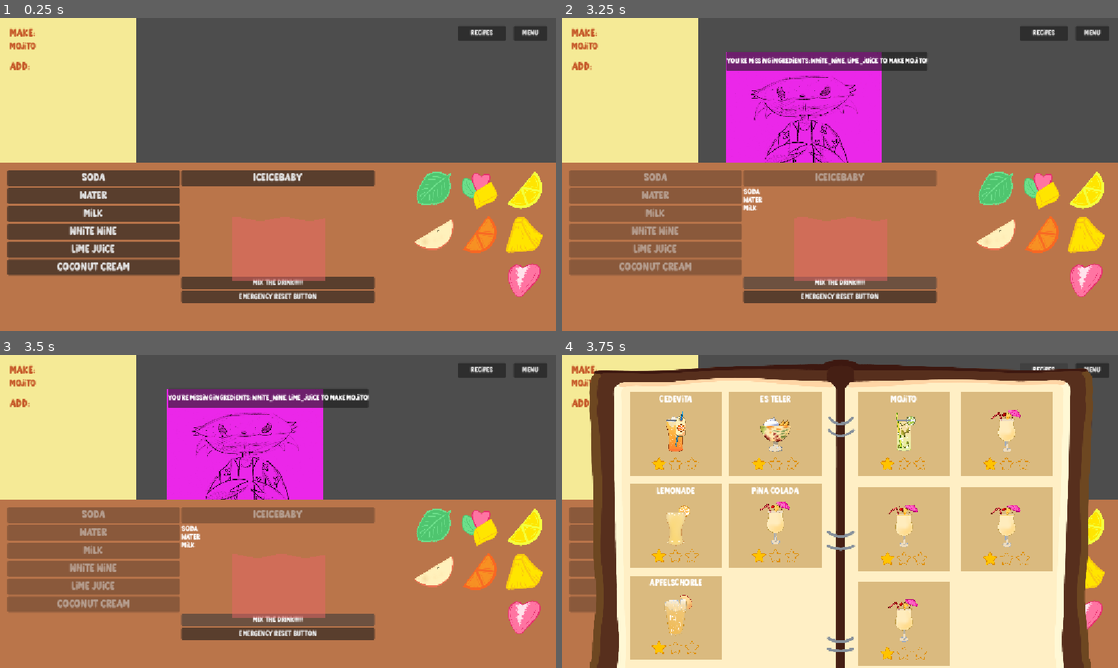
Above: before the commit, frames 1-4 (two rows, left to right).
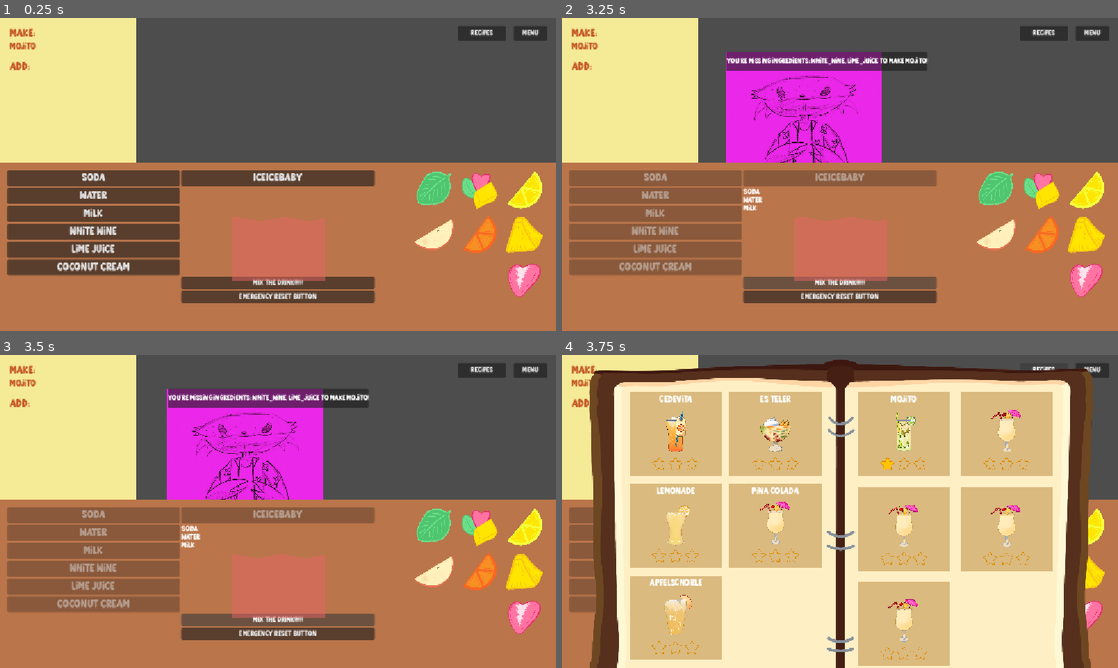
Above: after the commit, the same moments.

Repository: scumpiest/scammy-drink
Game: Godot game, scene res://scenes/crafting/counter_ui.tscn
Same seed, same stepped clock (60 frames per second), same inputs: the game is played once before the commit and once after it. The engine's default icon, where the game draws it, is replaced by a stand-in: a white triangle on a blue panel in a dark square.
Inputs:
- Up to frame 1 (0.25 s): no input
- Up to frame 2 (3.25 s): click "Soda" at 0.5 s; click "Water" at 1.25 s; click "Milk" at 2 s; click "MIX THE DRINK!!!!!!" at 2.75 s
- Up to frame 3 (3.5 s): no input
- Up to frame 4 (3.75 s): click "Recipes" at 3.5 s

Frames 1-3 are identical in both runs. In frame 4, 0.4% of the frame differs, in the area x 16-79%, y 32-98%.

Commit message:
feat: finalize drink star rating

Diff:
--- a/scenes/ui/recipe_book.tscn
+++ b/scenes/ui/recipe_book.tscn
@@ -54,25 +54,30 @@
 layout_mode = 2
 new_name = "Cedevita"
 new_sprite = ExtResource("3_fts6g")
+recipe_key = "cedevita"
 
 [node name="EsTeler" parent="CenterContainer/MarginContainer/HBoxContainer/GridContainer" unique_id=253644735 instance=ExtResource("2_at7yq")]
 layout_mode = 2
 new_name = "Es Teler"
 new_sprite = ExtResource("4_fts6g")
+recipe_key = "es_teler"
 
 [node name="Lemonade" parent="CenterContainer/MarginContainer/HBoxContainer/GridContainer" unique_id=1855719380 instance=ExtResource("2_at7yq")]
 layout_mode = 2
 new_name = "Lemonade"
 new_sprite = ExtResource("5_smri7")
+recipe_key = "lemonade"
 
 [node name="PinaColada" parent="CenterContainer/MarginContainer/HBoxContainer/GridContainer" unique_id=1615912949 instance=ExtResource("2_at7yq")]
 layout_mode = 2
 new_name = "Pina Colada"
+recipe_key = "pina_colada"
 
 [node name="Apfelschorle" parent="CenterContainer/MarginContainer/HBoxContainer/GridContainer" unique_id=1433224932 instance=ExtResource("2_at7yq")]
 layout_mode = 2
 new_name = "Apfelschorle"
 new_sprite = ExtResource("6_smri7")
+recipe_key = "apfelschorle"
 
 [node name="GridContainer2" type="GridContainer" parent="CenterContainer/MarginContainer/HBoxContainer" unique_id=1153966631]
 layout_mode = 2
@@ -84,6 +89,7 @@
 layout_mode = 2
 new_name = "Mojito"
 new_sprite = ExtResource("7_ac8ls")
+recipe_key = "mojito"
 
 [node name="Panel2" parent="CenterContainer/MarginContainer/HBoxContainer/GridContainer2" unique_id=974716749 instance=ExtResource("2_at7yq")]
 layout_mode = 2
--- a/scenes/ui/recipe_drink.gd
+++ b/scenes/ui/recipe_drink.gd
@@ -11,6 +11,7 @@
 
 @export var new_name: String
 @export var new_sprite: Texture
+@export var recipe_key: String = ""
 
 
 func _ready() -> void:
@@ -20,18 +21,25 @@
 	drink_sprite.texture = new_sprite
 
 
-func _on_crafting_complete(_recipe_key) -> void:
-	star1_filled.visible = true
-	star2_filled.visible = true
-	star3_filled.visible = true
+func set_stars(filled_count: int) -> void:
+	star1_filled.visible = filled_count >= 1
+	star2_filled.visible = filled_count >= 2
+	star3_filled.visible = filled_count >= 3
 
 
-func _on_crafting_failed(_missing_ingredients, _total_missing_ingredients) -> void:
-	match _total_missing_ingredients:
+func _on_crafting_complete(event_recipe_key: String) -> void:
+	if event_recipe_key != recipe_key:
+		return
+	set_stars(3)
+
+
+func _on_crafting_failed(_missing_ingredients: Array, total_missing_ingredients: int) -> void:
+	if GameManager.get_order() != recipe_key:
+		return
+	match total_missing_ingredients:
 		1:
-			star1_filled.visible = true
-			star2_filled.visible = true
+			set_stars(2)
 		2:
-			star1_filled.visible = true
+			set_stars(1)
 		3:
-			pass
+			set_stars(0)
